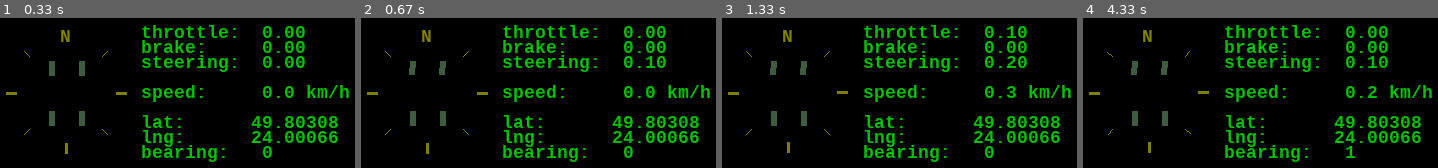
Above: before the commit, frames 1-4 (left to right).
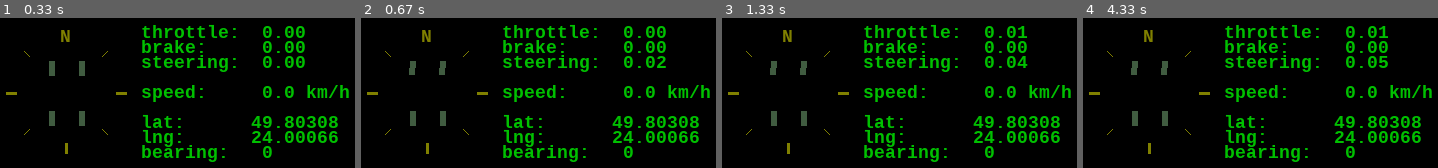
Above: after the commit, the same moments.

Repository: qvasic/repo1
Game: pygame game, started from ccp_srv/vehicle_driver.py
The game is run twice, just before and just after one commit, with the same random seed, the same clock (stepped at 60 frames per second) and the same inputs.
Inputs:
- Up to frame 1 (0.33 s): no input
- Up to frame 2 (0.67 s): hold Right from 0.33 s (still down)
- Up to frame 3 (1.33 s): release Right at 0.8 s; hold Up 0.83-1.13 s; hold Right from 1.17 s (still down)
- Up to frame 4 (4.33 s): release Right at 1.63 s; hold Left 1.67-2.2 s; hold Down 2.23-2.53 s; hold Left 2.57-2.97 s; hold Up 3-3.37 s; hold Right 3.4-4.03 s; hold Down from 4.07 s (still down)

Frame 1 is identical in both runs. In frame 2, 0.3% of the frame differs, in the area x 80-86%, y 25-34%; in frame 3, 0.7%; in frame 4, 1.0%, in the area x 6-86%, y 5-94%.

Commit message:
issue with no modifier held on linux is fixed, repeats added

Diff:
--- a/ccp_srv/input_devices.py
+++ b/ccp_srv/input_devices.py
@@ -21,6 +21,9 @@
 class KeyboardInput( UserInput ):
     """Input from keyboard."""
     def __init__( self ):
+        import pygame.key
+        pygame.key.set_repeat( 300, 150 )
+
         self.steering = 0
         self.throttle = 0
         self.brake = 0
@@ -52,17 +55,16 @@
         change_value = KeyboardInput.change_value
 
         if event.type == pygame.KEYDOWN:
-            ctrl_step = self.step_small if event.mod & pygame.KMOD_CTRL else self.step_big
+            ctrl_step = self.step_big if event.mod & pygame.KMOD_SHIFT else self.step_small
 
-            if event.mod & pygame.KMOD_SHIFT:
+            if event.mod & pygame.KMOD_CTRL:
                 if event.key == pygame.K_DOWN:
                     self.brake = change_value( self.brake, -ctrl_step, 0, 1 )
                     return True
                 elif event.key == pygame.K_UP:
                     self.brake = change_value( self.brake, ctrl_step, 0, 1 )
                     return True
-
-            elif event.mod == pygame.KMOD_NONE or event.mod & pygame.KMOD_CTRL:
+            else:
                 if event.key == pygame.K_LEFT:
                     self.steering = change_value( self.steering, -ctrl_step, -1, 1 )
                     return True
